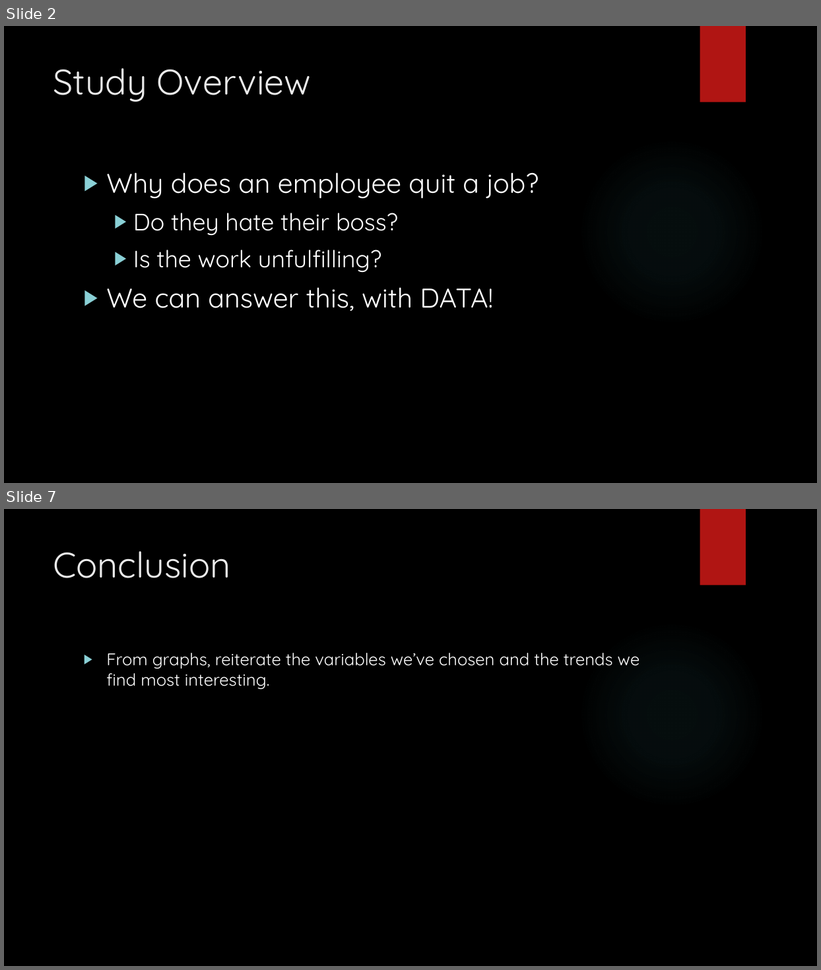
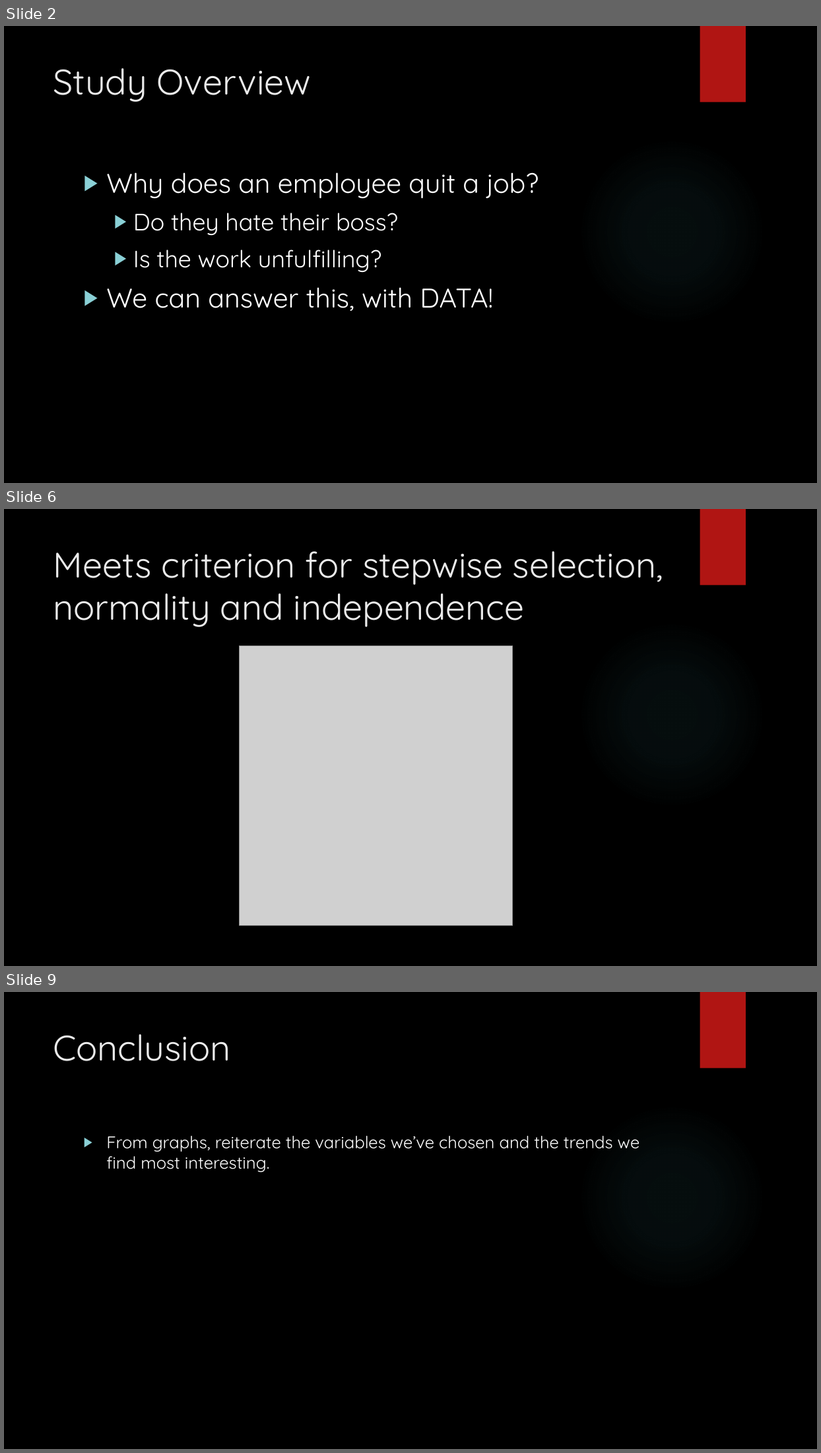
Before and after one commit to vazquezs123/DATA_SCIENCE_CS02, a slide deck: case_study_02_presentation.pptx. Shown one above the other, each under a label of ours: slides 2 and 7 before the commit, slides 2, 6 and 9 after it; the slides between them are not shown. The pictures are 821x970 and 821x1453 pixels, drawn with LibreOffice and Linux fonts; fonts in the diff are those of the drawing; grey boxes stand for pictures; background and template pictures are left out. Boxes give left, top, right and bottom in pixels: in the first picture for what was removed or moved away, otherwise in the second. Text is boxed around its words. In the diff, an @@ line names an element or a change of style, - is before the commit and + after.

```diff
--- a/case_study_02_presentation.pptx
+++ b/case_study_02_presentation.pptx
@@ slide 6 added at [4, 509, 817, 966], background picture (left out); not listed: 2 template elements that a slide beside it also shows @@
@@ title added at [54, 551, 663, 627], 42 pt, text #EBEBEB @@
+Meets criterion for stepwise selection, normality and independence
@@ picture added at [240, 646, 513, 925] @@
@@ what was slide 7 is now slide 9 @@
```
Also in this commit, not shown: 3 slides changed, 2 other slides added, 1 slide removed, 3 other files.
